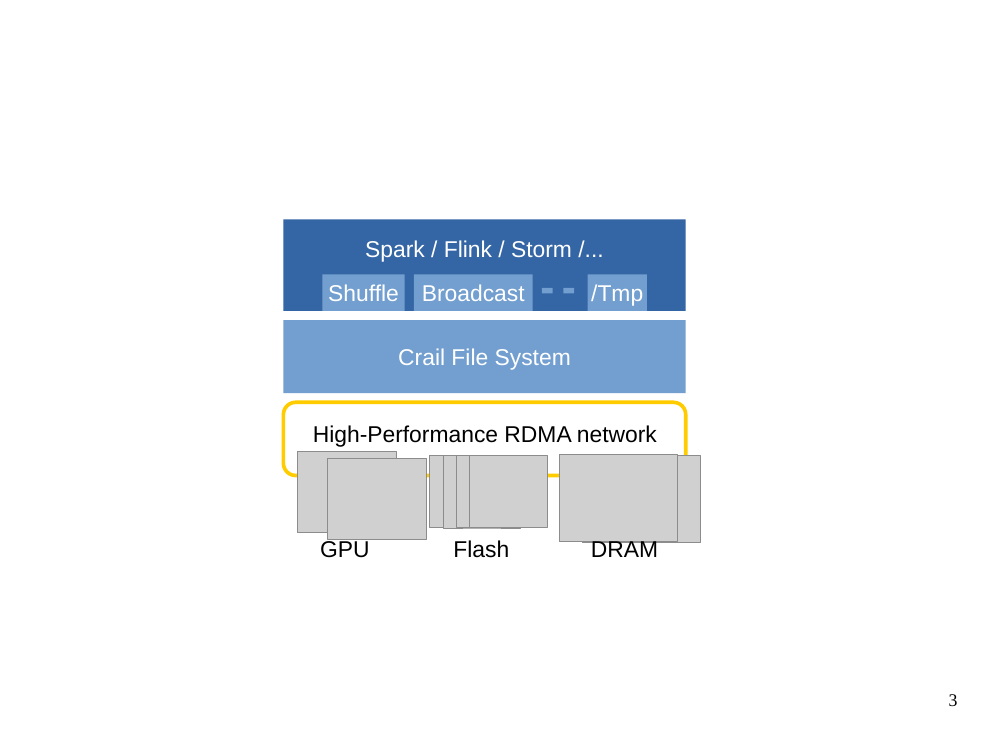
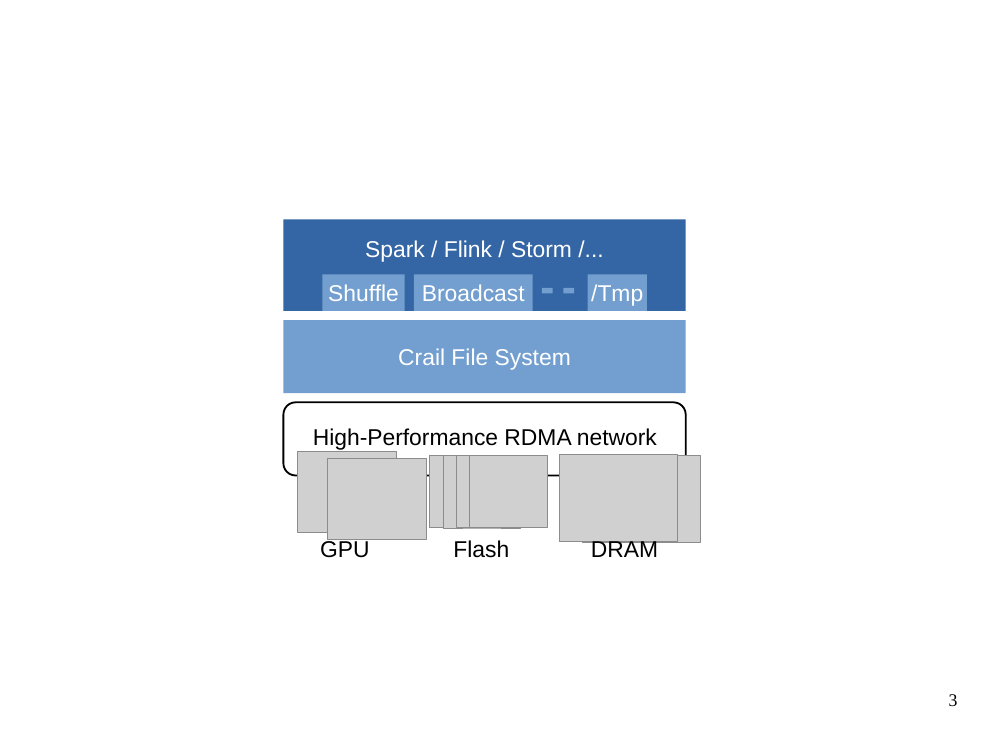
Before and after one commit to apache/incubator-crail-website, a slide deck: slide 3 of _graphix/website.odp. Drawn at 1008x756 pixels with LibreOffice and Linux fonts; fonts in the diff are those of the drawing; grey boxes stand for pictures; background and template pictures are left out. Boxes give left, top, right and bottom in pixels: in the first picture for what was removed or moved away, otherwise in the second. Text is boxed around its words. In the diff, an @@ line names an element or a change of style, - is before the commit and + after.

```diff
--- a/_graphix/website.odp
+++ b/_graphix/website.odp
@@ rounded rectangle at (284, 402, 686, 476): outline #FFCC00 2.89 pt to #000000 1.45 pt @@
```
Also in this commit, not shown: 1 other file.
